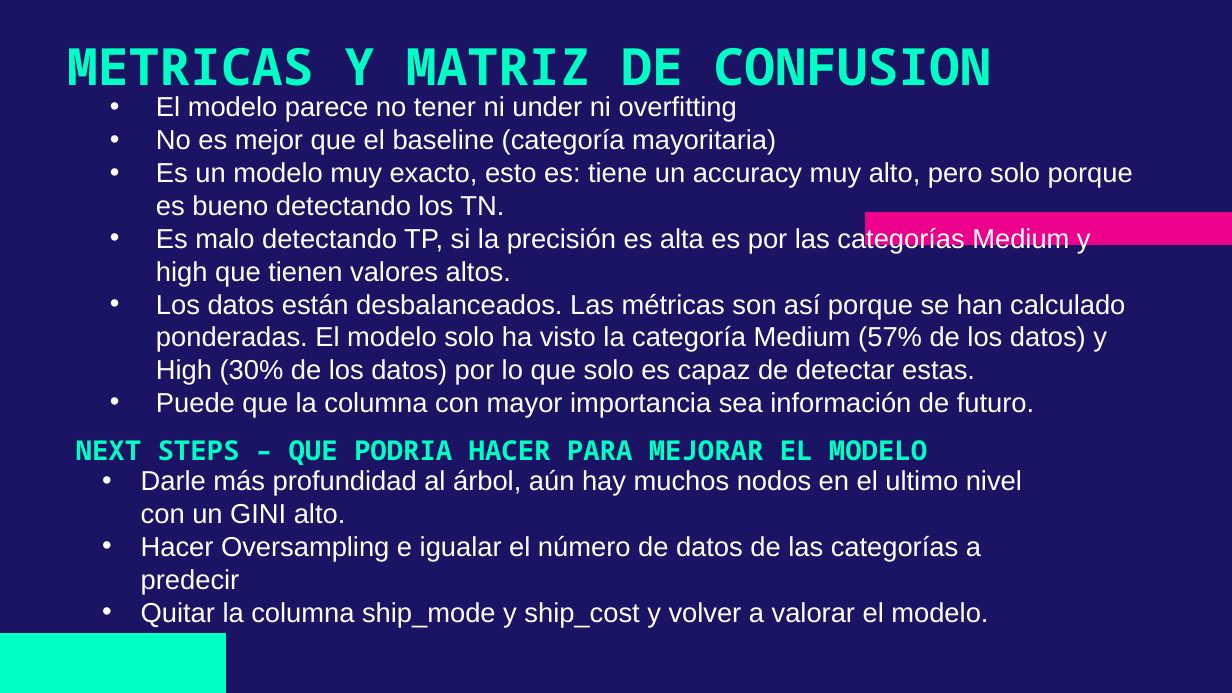
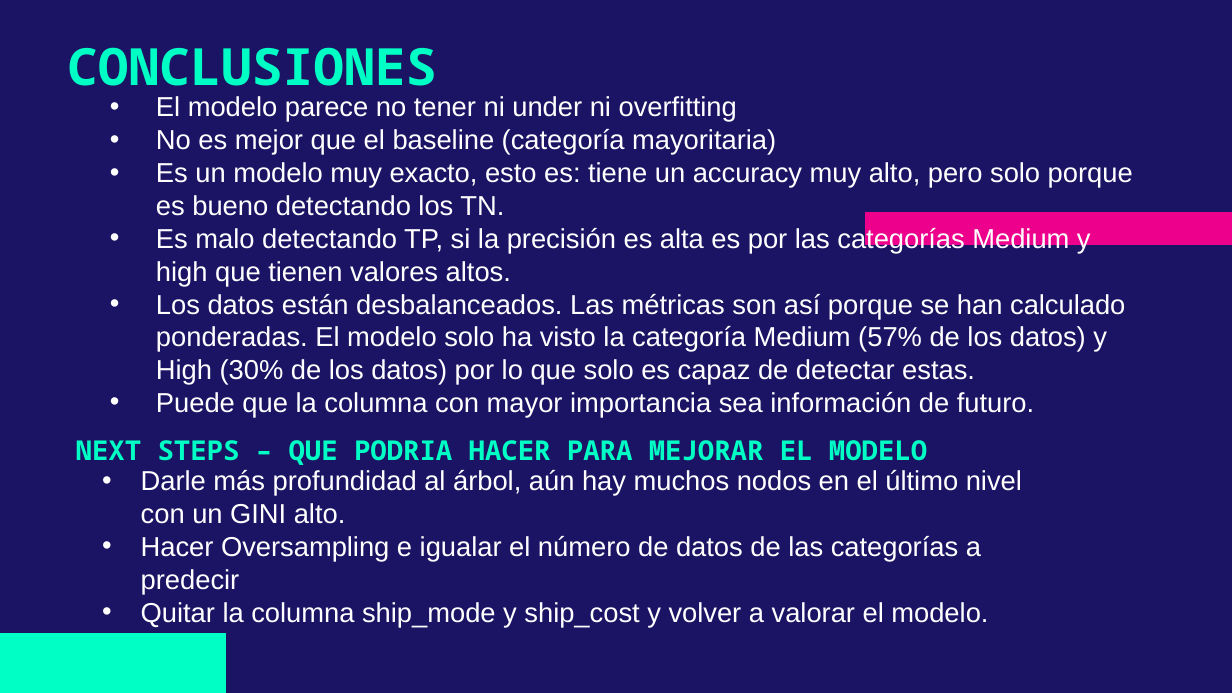
Before and after one commit to Hachecientas/modelo_randomforest_ventas, a slide deck: slide 8 of ML ventas.pptx. Drawn at 1232x693 pixels with LibreOffice and Linux fonts; fonts in the diff are those of the drawing. Boxes give left, top, right and bottom in pixels: in the first picture for what was removed or moved away, otherwise in the second. Text is boxed around its words. In the diff, an @@ line names an element or a change of style, - is before the commit and + after.

Commit message:
Update presentacion

```diff
--- a/ML ventas.pptx
+++ b/ML ventas.pptx
@@ title at [67,47,436,99]: text changed @@
-METRICAS Y MATRIZ DE CONFUSION
+CONCLUSIONES
@@ text at [141,470,1022,524]: text changed @@
-• Darle más profundidad al árbol, aún hay muchos nodos en el ultimo nivel con un GINI alto.
+• Darle más profundidad al árbol, aún hay muchos nodos en el último nivel con un GINI alto.
```
